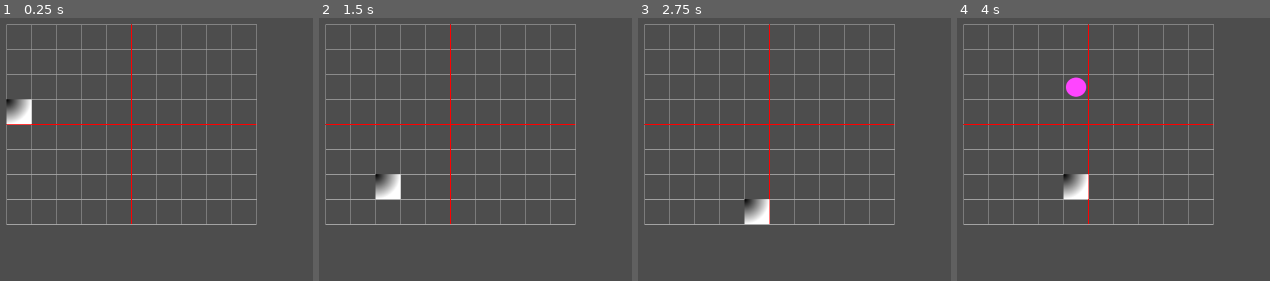
Above: before the commit, frames 1-4 (left to right).
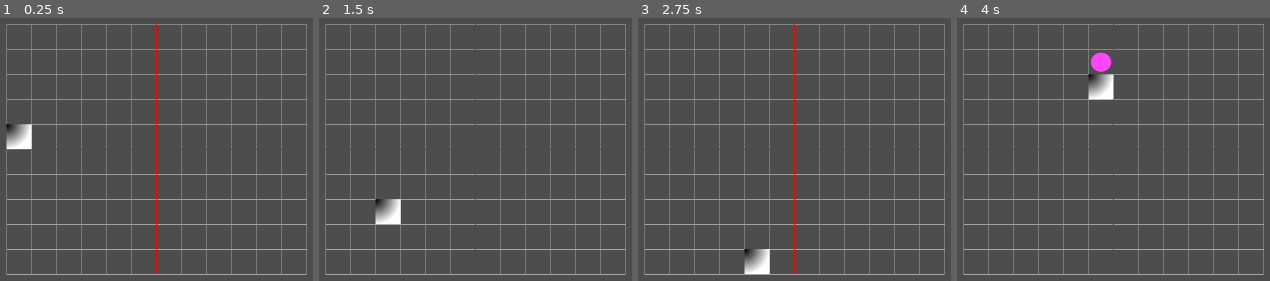
Above: after the commit, the same moments.

Repository: stdAdmin/hanumira
Game: Godot game, scene res://main.tscn
Two runs of this game, one before a commit and one after it. Both use one fixed random seed, a clock stepped at 60 frames per second and the inputs below.
Inputs:
- Up to frame 1 (0.25 s): no input
- Up to frame 2 (1.5 s): tap Enter at 0.5 s; hold D (cr_left_right) 0.53-1.28 s; hold S (cr_left_down) from 1.28 s (still down)
- Up to frame 3 (2.75 s): tap Space at 2 s; release S (cr_left_down) at 2.03 s; hold D (cr_left_right) from 2.03 s (still down)
- Up to frame 4 (4 s): tap Enter at 2.75 s; release D (cr_left_right) at 2.78 s; hold W (cr_left_up) 2.78-3.53 s; hold Tab (cr_left_button) from 3.53 s (still down)

The runs differ from the first frame. In frame 1, 5.0% of the frame differs, in the area x 1-99%, y 2-98%; in frame 2, 5.0%; in frame 3, 4.9%; in frame 4, 5.8%.

Commit message:
blobs are now not crossing boundaries

Diff:
--- a/blob.gd
+++ b/blob.gd
@@ -14,6 +14,7 @@
 @export var speed_movement: float = 0.03
 @export var speed_joystick_move: float = 0.2
 
+var tile_matrix_ref: Array[Array] # set during instantiate
 var blob_matrix_ref: Array[Array] # set during instantiate
 signal blob_movement_complete()  # essentially it fell outside of screen
 
@@ -27,7 +28,7 @@
 # Called every frame. 'delta' is the elapsed time since the previous frame.
 func _process(delta: float) -> void:
 	var cur_matrix_pos =  (position-gamefield_left_upper_start) / blob_size
-
+	var cur_tile:Tile = tile_matrix_ref[cur_matrix_pos.x][cur_matrix_pos.y]
 	# movement via joystick, only when actively_controlled
 	if being_in_focus:
 		current_cnt_joystick_move += speed_joystick_move
@@ -45,10 +46,15 @@
 			if !(next_joy_matrix_pos.x == 0 || next_joy_matrix_pos.y == 0 ||                                            # check if not going outside the boundaries in display
 				 next_joy_matrix_pos.x >= blob_matrix_ref.size() || next_joy_matrix_pos.y >= blob_matrix_ref[0].size() ||# check if not going outside the boundaries of the matrix
 				 blob_matrix_ref[next_joy_matrix_pos.x][next_joy_matrix_pos.y] != null):                                # check if not going to occupy an already occupied field
-					position += Vector2(x_motion, 0) * blob_size
-					blob_matrix_ref[cur_matrix_pos.x][cur_matrix_pos.y] = null
-					blob_matrix_ref[next_joy_matrix_pos.x][next_joy_matrix_pos.y] = self
-					matrix_pos = next_joy_matrix_pos
+					# coming from the left
+					if !(x_motion == 1 &&
+						 ( (cur_tile != null && cur_tile.visible_right) ||
+						   (tile_matrix_ref[next_joy_matrix_pos.x][next_joy_matrix_pos.y] != null
+							&& tile_matrix_ref[next_joy_matrix_pos.x][next_joy_matrix_pos.y].visible_left) ) ):
+						position += Vector2(x_motion, 0) * blob_size
+						blob_matrix_ref[cur_matrix_pos.x][cur_matrix_pos.y] = null
+						blob_matrix_ref[next_joy_matrix_pos.x][next_joy_matrix_pos.y] = self
+						matrix_pos = next_joy_matrix_pos
 	# movement via time
 	current_cnt_movement += speed_movement
 	if  current_cnt_movement >=1:
@@ -57,7 +63,21 @@
 		var next_matrix_pos = (position-gamefield_left_upper_start) / blob_size + movement_vector
 		#1 up->down
 		if (movement_vector.y > 0 && movement_vector.x == 0):
-			if !(next_matrix_pos.y >= out_of_gamefield_pos || blob_matrix_ref[next_matrix_pos.x][next_matrix_pos.y] != null):
+			# check for current tile if this blob is inside a tile and down movement is inhibited
+			if (cur_tile != null && cur_tile.visible_down):
+				if being_in_focus:
+					emit_signal("blob_movement_complete")
+					being_in_focus = false
+			#  check for next tile if this blob is htting a tile and down movement into tile is inhibited
+			elif (next_matrix_pos.y < out_of_gamefield_pos &&
+				  tile_matrix_ref[next_matrix_pos.x][next_matrix_pos.y] != null &&
+				  tile_matrix_ref[next_matrix_pos.x][next_matrix_pos.y].visible_up):
+				if being_in_focus:
+					emit_signal("blob_movement_complete")
+					being_in_focus = false
+			elif !(next_matrix_pos.y >= out_of_gamefield_pos || blob_matrix_ref[next_matrix_pos.x][next_matrix_pos.y] != null):
+				# check for the next tile if there is one
+				var tile:Tile = tile_matrix_ref[next_matrix_pos.x][next_matrix_pos.y];
 				position += movement_vector * blob_size
 				blob_matrix_ref[cur_matrix_pos.x][cur_matrix_pos.y] = null
 				blob_matrix_ref[next_matrix_pos.x][next_matrix_pos.y] = self
@@ -66,9 +86,21 @@
 				if being_in_focus:
 					emit_signal("blob_movement_complete")
 					being_in_focus = false
-				#1 up->down
+		#2 down->up
 		if (movement_vector.y < 0 && movement_vector.x == 0):
-			if !(next_matrix_pos.y <= out_of_gamefield_pos || blob_matrix_ref[next_matrix_pos.x][next_matrix_pos.y] != null):
+			# check for current tile if this blob is inside a tile and up movement is inhibited
+			if (cur_tile != null && cur_tile.visible_up):
+				if being_in_focus:
+					emit_signal("blob_movement_complete")
+					being_in_focus = false
+			#  check for next tile if this blob is htting a tile and up movement into tile is inhibited
+			elif (next_matrix_pos.y > out_of_gamefield_pos &&
+					tile_matrix_ref[next_matrix_pos.x][next_matrix_pos.y] != null &&
+					tile_matrix_ref[next_matrix_pos.x][next_matrix_pos.y].visible_down):
+				if being_in_focus:
+					emit_signal("blob_movement_complete")
+					being_in_focus = false
+			elif !(next_matrix_pos.y <= out_of_gamefield_pos || blob_matrix_ref[next_matrix_pos.x][next_matrix_pos.y] != null):
 				position += movement_vector * blob_size
 				blob_matrix_ref[cur_matrix_pos.x][cur_matrix_pos.y] = null
 				blob_matrix_ref[next_matrix_pos.x][next_matrix_pos.y] = self
@@ -77,3 +109,7 @@
 				if being_in_focus:
 					emit_signal("blob_movement_complete")
 					being_in_focus = false
+
+func tryMove(now:Vector2, future: Vector2)-> bool:
+
+	return false
--- a/main.gd
+++ b/main.gd
@@ -8,8 +8,8 @@
 
 ############ game field #################
 const tile_blob_size = 64 # which is centered at 0/0
-const gamefield_x_size = 10 # has to be even
-const gamefield_y_size = 8 # has to be even
+const gamefield_x_size = 12 # has to be even
+const gamefield_y_size = 10 # has to be even
 const gamefield_left_upper_start = Vector2(100,100)
 
 ############ tiles & blobs ##############
@@ -122,6 +122,7 @@
 		add_child(tile)
 	else:
 		var blob: Blob = NewBlob.instantiate()
+		blob.tile_matrix_ref = tile_matrix
 		blob.blob_matrix_ref = blob_matrix
 		blob.gamefield_left_upper_start = gamefield_left_upper_start
 		blob.blob_size = Vector2(tile_blob_size, tile_blob_size)
Not shown, changed: _some_howto.txt
